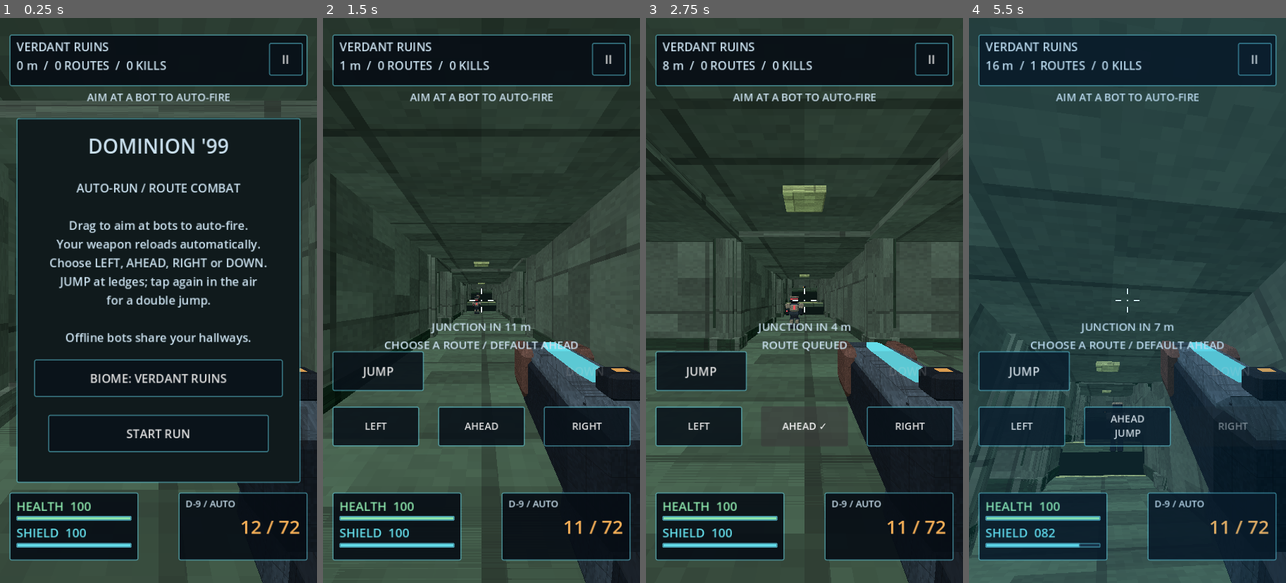
Above: before the commit, frames 1-4 (left to right).
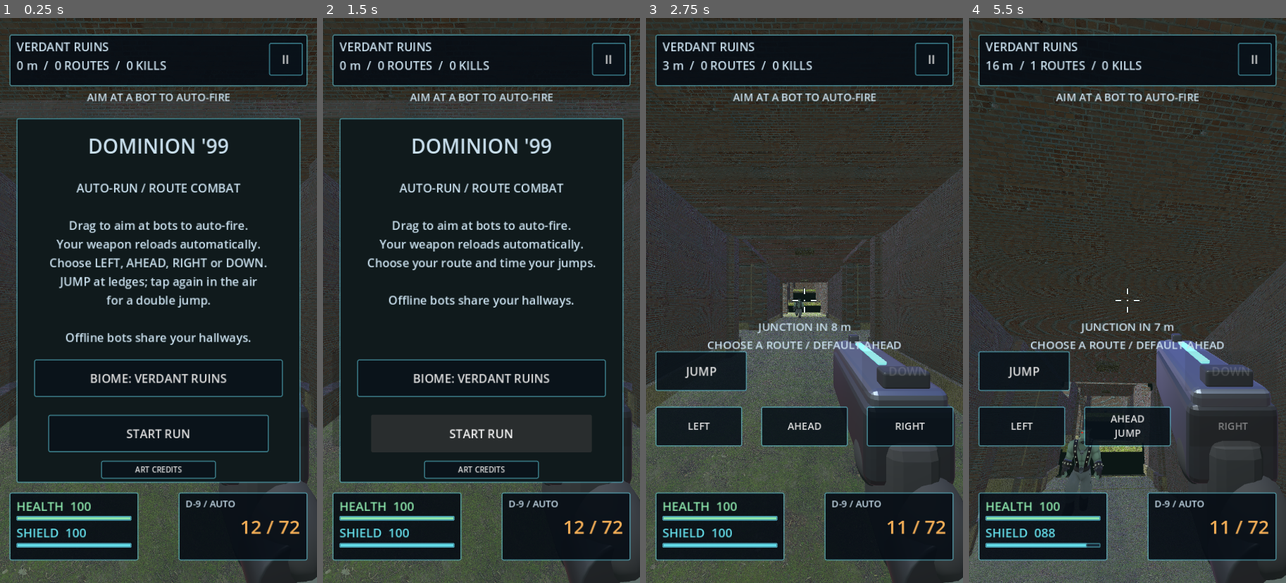
Above: after the commit, the same moments.

Repository: Tweeksterr91/dominion-99-lite
Game: Godot game, scene res://main.tscn
The game is run twice, just before and just after one commit, with the same random seed, the same clock (stepped at 60 frames per second) and the same inputs.
Inputs (mouse positions are in pixels of both pictures, inside the frame that each line leads up to):
- Up to frame 1 (0.25 s): no input
- Up to frame 2 (1.5 s): click (481, 470) at 0.5 s, where only the run after the commit has a clickable "ART CREDITS"; click "START RUN" (after the commit: "BACK") at 1.25 s
- Up to frame 3 (2.75 s): click (804, 436) at 2 s, where only the run after the commit has a clickable "START RUN"
- Up to frame 4 (5.5 s): tap Enter at 2.75 s; move the mouse to (1143, 300) at 2.77 s; hold W 2.78-3.5 s; tap R at 2.85, 4.35, 5.1 s; click (1143, 300) at 2.92 s; tap Space at 3.02, 4.52 s; click "JUMP AGAIN" at 3.5 s; move the mouse to (1111, 300) at 4.27 s; hold W from 4.28 s (still down); move the mouse to (1133, 289) at 5.02 s

The runs differ from the first frame. In frame 1, 6.0% of the frame differs, in the area x 0-100%, y 0-100%; in frame 2, 51%; in frame 3, 26%; in frame 4, 41%.

Commit message:
Add scanned surfaces, modeled sidearm, and animated creature asset pipeline

Diff:
--- /dev/null
+++ b/assets/skin.gdshader
@@ -0,0 +1,9 @@
+shader_type spatial;
+uniform sampler2D albedo_tex : source_color, filter_linear_mipmap_anisotropic;
+uniform vec4 tint : source_color = vec4(0.6, 0.65, 0.7, 1.0);
+void fragment() {
+	vec3 original = texture(albedo_tex, UV).rgb;
+	float value = dot(original, vec3(0.2126, 0.7152, 0.0722));
+	ALBEDO = mix(original, vec3(value), 0.82) * tint.rgb * 1.45;
+	ROUGHNESS = 0.76;
+}
--- a/project.godot
+++ b/project.godot
@@ -17,6 +17,8 @@
 window/handheld/orientation=1
 
 [rendering]
+anti_aliasing/quality/msaa_3d=1
+lights_and_shadows/directional_shadow/size=1024
 textures/vram_compression/import_etc2_astc=true
 renderer/rendering_method="gl_compatibility"
 renderer/rendering_method.mobile="gl_compatibility"
--- a/scripts/corridor_map.gd
+++ b/scripts/corridor_map.gd
@@ -19,13 +19,20 @@
 var materials: Array[Material] = []
 var box := BoxMesh.new()
 var leaf := SphereMesh.new()
+var canopy: ArrayMesh
+var column := CylinderMesh.new()
 
 func _init() -> void:
 	box.size = Vector3.ONE
 	leaf.radius = 0.5
 	leaf.height = 1.0
-	leaf.radial_segments = 6
-	leaf.rings = 3
+	leaf.radial_segments = 32
+	leaf.rings = 16
+	column.top_radius = 0.5
+	column.bottom_radius = 0.5
+	column.height = 1
+	column.radial_segments = 24
+	canopy = _leaf_cluster()
 	for z in range(5):
 		for x in range(5):
 			var height := 0.0
@@ -47,6 +54,41 @@
 		links[a].append(b)
 	if a not in links[b]:
 		links[b].append(a)
+
+func _leaf_cluster() -> ArrayMesh:
+	var st := SurfaceTool.new()
+	st.begin(Mesh.PRIMITIVE_TRIANGLES)
+	var random := RandomNumberGenerator.new()
+	random.seed = 9903
+	for i in range(256):
+		var center := Vector3(random.randf_range(-0.45, 0.45), random.randf_range(-0.4, 0.4), random.randf_range(-0.45, 0.45))
+		if center.length() > 0.5:
+			center = center.normalized() * 0.45
+		var yaw := random.randf_range(-PI, PI)
+		var basis := Basis(Vector3.UP, yaw) * Basis(Vector3.RIGHT, random.randf_range(-0.7, 0.7))
+		var points := [Vector3(0, 0, -0.04), Vector3(-0.018, 0, 0), Vector3(0, 0.003, 0), Vector3(0.018, 0, 0), Vector3(0, 0, 0.04)]
+		var leaf_color := Color.WHITE * random.randf_range(0.78, 1.05)
+		for triangle in [[0, 1, 2], [0, 2, 3], [4, 2, 1], [4, 3, 2]]:
+			for id in triangle:
+				st.set_normal(basis * Vector3.UP)
+				st.set_color(leaf_color)
+				st.add_vertex(center + basis * points[id])
+	return st.commit()
+
+func _surface(kind: String, color: Color, tiling := 0.65) -> StandardMaterial3D:
+	var mat := StandardMaterial3D.new()
+	mat.albedo_texture = load("res://assets/textures/%s/albedo.jpg" % kind)
+	mat.normal_enabled = true
+	mat.normal_texture = load("res://assets/textures/%s/normal.jpg" % kind)
+	mat.normal_scale = 0.8
+	mat.roughness_texture = load("res://assets/textures/%s/roughness.jpg" % kind)
+	mat.roughness_texture_channel = BaseMaterial3D.TEXTURE_CHANNEL_RED
+	mat.albedo_color = color
+	mat.uv1_triplanar = true
+	mat.uv1_world_triplanar = true
+	mat.uv1_scale = Vector3.ONE * tiling
+	mat.texture_filter = BaseMaterial3D.TEXTURE_FILTER_LINEAR_WITH_MIPMAPS_ANISOTROPIC
+	return mat
 
 func _layout(theme: int) -> void:
 	links.clear()
@@ -82,15 +124,21 @@
 	root.name = "BiomeCorridors"
 	parent.add_child(root)
 	materials.clear()
-	for i in range(4):
-		var mat := ShaderMaterial.new()
-		mat.shader = STONE
-		mat.set_shader_parameter("stone_color", THEMES[biome][i])
-		materials.append(mat)
+	var ground := "earth" if biome in [0, 3] else ("sand" if biome == 4 else "rock")
+	materials.append(_surface(ground, Color("a8b8a2") if biome in [0, 3] else Color("c1bdaf")))
+	materials.append(_surface("masonry" if biome == 0 else "rock", THEMES[biome][1].lightened(0.38)))
+	materials.append(_surface("bark" if biome in [0, 3] else "rock", Color("9d9a87")))
+	materials.append(_surface("rock", THEMES[biome][3].lightened(0.2)))
 	var glow := StandardMaterial3D.new()
 	glow.albedo_color = Color("e76c2c") if biome == 2 else Color("365c79")
 	glow.shading_mode = BaseMaterial3D.SHADING_MODE_UNSHADED
 	materials.append(glow)
+	var leaves := StandardMaterial3D.new()
+	leaves.albedo_color = Color("354e29")
+	leaves.vertex_color_use_as_albedo = true
+	leaves.cull_mode = BaseMaterial3D.CULL_DISABLED
+	leaves.roughness = 0.95
+	materials.append(leaves)
 	for i in range(nodes.size()):
 		_room(i)
 		for next in links[i]:
@@ -100,22 +148,24 @@
 		var data: Dictionary = batches[key]
 		var mm := MultiMesh.new()
 		mm.transform_format = MultiMesh.TRANSFORM_3D
-		mm.mesh = leaf if data["leaf"] else box
+		mm.mesh = {"leaves": canopy, "mound": leaf, "column": column, "box": box}[data["shape"]]
 		mm.instance_count = data["transforms"].size()
 		for i in range(mm.instance_count):
 			mm.set_instance_transform(i, data["transforms"][i])
 		var instance := MultiMeshInstance3D.new()
 		instance.multimesh = mm
 		instance.material_override = materials[data["surface"]]
-		instance.cast_shadow = GeometryInstance3D.SHADOW_CASTING_SETTING_OFF
+		instance.cast_shadow = GeometryInstance3D.SHADOW_CASTING_SETTING_ON
 		root.add_child(instance)
 	batches.clear()
 	return root
 
 func _piece(pos: Vector3, size: Vector3, surface: int, solid := false, foliage := false, yaw := 0.0) -> void:
-	var key := str(surface) + ("leaf" if foliage else "box")
+	var shape_kind := "leaves" if foliage and surface == 2 else ("mound" if foliage else ("column" if size.y > 2.7 and size.x < 1.0 and size.z < 1.0 else "box"))
+	var material := 5 if shape_kind == "leaves" else surface
+	var key := str(material) + shape_kind
 	if not batches.has(key):
-		batches[key] = {"surface": surface, "leaf": foliage, "transforms": []}
+		batches[key] = {"surface": material, "shape": shape_kind, "transforms": []}
 	batches[key]["transforms"].append(Transform3D(Basis(Vector3.UP, yaw).scaled(size), pos))
 	if solid:
 		var body := StaticBody3D.new()
--- a/scripts/main.gd
+++ b/scripts/main.gd
@@ -111,13 +111,19 @@
 	gun = Node3D.new()
 	camera.add_child(gun)
 	art.build_weapon(gun)
+	var fill := OmniLight3D.new()
+	fill.light_energy = 0.55
+	fill.omni_range = 1.5
+	fill.light_cull_mask = 2
+	fill.position = Vector3(0, 0.1, -0.2)
+	camera.add_child(fill)
 	flash = MeshInstance3D.new()
 	var flash_mesh := SphereMesh.new()
 	flash_mesh.radius = 0.10
 	flash_mesh.height = 0.18
 	flash.mesh = flash_mesh
 	flash.material_override = art.materials["cyan"]
-	flash.position = Vector3(0.22, -0.23, -0.83)
+	flash.position = Vector3(0.15, -0.187, -0.76)
 	gun.add_child(flash)
 	flash.visible = false
 
--- a/scripts/runner.gd
+++ b/scripts/runner.gd
@@ -29,6 +29,8 @@
 var notice_left := 0.0
 var has_started := false
 var touch_aim := -1
+var credits_button: Button
+var credits_open := false
 
 func _ready() -> void:
 	Engine.max_fps = 60
@@ -44,14 +46,23 @@
 	if environment == null:
 		var world := WorldEnvironment.new()
 		environment = Environment.new()
+		var sky := Sky.new()
+		var panorama := PanoramaSkyMaterial.new()
+		panorama.panorama = load("res://assets/textures/lighting/kiara_1_dawn_1k.hdr")
+		sky.sky_material = panorama
+		sky.radiance_size = Sky.RADIANCE_SIZE_128
+		environment.sky = sky
+		environment.reflected_light_source = Environment.REFLECTION_SOURCE_SKY
 		world.environment = environment
 		add_child(world)
 		var sun := DirectionalLight3D.new()
 		sun.rotation_degrees = Vector3(-55, -35, 0)
 		sun.light_energy = 1.0
-		sun.shadow_enabled = false
+		sun.shadow_enabled = true
+		sun.directional_shadow_mode = DirectionalLight3D.SHADOW_ORTHOGONAL
+		sun.directional_shadow_max_distance = 22.0
 		add_child(sun)
-	environment.background_mode = Environment.BG_COLOR
+	environment.background_mode = Environment.BG_SKY if biome >= 3 else Environment.BG_COLOR
 	environment.background_color = CorridorMap.THEMES[biome][4]
 	environment.ambient_light_source = Environment.AMBIENT_SOURCE_COLOR
 	environment.ambient_light_color = Color("b6c9bf")
@@ -59,6 +70,7 @@
 	environment.fog_enabled = true
 	environment.fog_light_color = CorridorMap.THEMES[biome][4]
 	environment.fog_density = 0.012
+	environment.fog_sky_affect = 0.2
 	course_root = course.build(self, biome)
 
 func _reset_run() -> void:
@@ -168,14 +180,30 @@
 	menu_body.horizontal_alignment = HORIZONTAL_ALIGNMENT_CENTER
 	biome_button = _button(menu, "", Vector2(30, 410), Vector2(424, 64), _cycle_biome)
 	start_button = _button(menu, "START RUN", Vector2(54, 504), Vector2(376, 64), _start)
+	credits_button = _button(menu, "ART CREDITS", Vector2(144, 582), Vector2(196, 28), _show_credits)
+	credits_button.add_theme_font_size_override("font_size", 13)
 	top.mouse_filter = Control.MOUSE_FILTER_IGNORE
 
 func _show_menu(title: String, body: String, action: String) -> void:
 	super._show_menu(title, body, action)
+	credits_open = false
+	biome_button.show()
+	credits_button.show()
 	touch_aim = -1
+	for enemy in enemies:
+		if enemy.has_meta("animation"):
+			enemy.get_meta("animation").active = false
 	biome_button.disabled = false
 	biome_button.text = "BIOME: " + CorridorMap.NAMES[biome]
 	_update_choices()
+
+func _show_credits() -> void:
+	credits_open = true
+	menu_title.text = "ART CREDITS"
+	menu_body.text = "Sinbad creature: © Zi Ye\nCC BY-SA 3.0 / adapted model\ncreativecommons.org/licenses/by-sa/3.0/\n\nTextures: ambientCG / CC0\nSky: Poly Haven / CC0\n\nWeapon and other code: Dominion '99\nFull credits: repository ASSET_CREDITS.md"
+	biome_button.hide()
+	credits_button.hide()
+	start_button.text = "BACK"
 
 func _cycle_biome() -> void:
 	biome = (biome + 1) % CorridorMap.NAMES.size()
@@ -185,11 +213,17 @@
 	_show_menu("NEW RUN", "Choose your next biome.\n\nDrag to aim / automatic fire and reload.\nQueue turns at the next junction.\nTime jumps at the marked ledges.\n\nYour new run starts with full supplies.", "START RUN")
 
 func _start() -> void:
+	if credits_open:
+		_show_menu("DOMINION '99", "AUTO-RUN / ROUTE COMBAT\n\nDrag to aim at bots to auto-fire.\nYour weapon reloads automatically.\nChoose your route and time your jumps.\n\nOffline bots share your hallways.", "RESUME" if has_started and not finished else "START RUN")
+		return
 	if finished:
 		_reset_run()
 	menu.hide()
 	running = true
 	has_started = true
+	for enemy in enemies:
+		if enemy.has_meta("animation"):
+			enemy.get_meta("animation").active = true
 	_update_choices()
 	if not OS.has_feature("mobile"):
 		Input.mouse_mode = Input.MOUSE_MODE_CAPTURED
@@ -234,9 +268,9 @@
 
 func _touch_button(point: Vector2) -> bool:
 	# Handle each touch directly so a second thumb can turn/jump while aiming.
-	var controls: Array = [start_button, biome_button] if menu.visible else route_buttons.values() + [jump_button, down_button, pause_button]
+	var controls: Array = [start_button, biome_button, credits_button] if menu.visible else route_buttons.values() + [jump_button, down_button, pause_button]
 	for control in controls:
-		if control.get_global_rect().has_point(point):
+		if control.is_visible_in_tree() and control.get_global_rect().has_point(point):
 			if not control.disabled:
 				control.pressed.emit()
 			return true
@@ -323,6 +357,9 @@
 	damage.color.a = hurt * 0.7
 	recoil = move_toward(recoil, 0, delta * 0.8)
 	gun.position.z = recoil
+	gun.position.y = sin(distance_run * 5.0) * 0.003
+	gun.rotation.x = -recoil * 0.55
+	gun.rotation.z = -sin(clampf(reload_left / 1.25, 0, 1) * PI) * 0.35
 	notice_left = maxf(0, notice_left - delta)
 	_tick_auto_reload(delta)
 	_run_forward(delta)
@@ -435,6 +472,8 @@
 	col.position.y = 0.9
 	enemy.add_child(col)
 	art.build_enemy(enemy)
+	if enemy.has_meta("animation"):
+		enemy.get_meta("animation").active = running
 	var next: int = course.links[node][0]
 	enemy.position = course.nodes[node]
 	enemy.set_meta("from", node)
@@ -469,6 +508,7 @@
 		enemy.position = course.nodes[a].lerp(course.nodes[b], progress) + side * 0.55
 		if course.climb(a, b) > 0:
 			enemy.position.y += sin(progress * PI) * (2.0 if course.climb(a, b) == 2 else 1.0)
+		art.animate_enemy(enemy, "Jump" if course.climb(a, b) > 0 and progress > 0.25 and progress < 0.8 else "Run")
 		enemy.rotation.y = atan2(-dir.x, -dir.z)
 		var muzzle := maxf(0, float(enemy.get_meta("muzzle")) - delta)
 		var attack := float(enemy.get_meta("attack")) - delta
--- a/scripts/visual_assets.gd
+++ b/scripts/visual_assets.gd
@@ -2,6 +2,10 @@
 ## Original low-poly asset kit. Static boxes share materials and GPU instance batches.
 
 const METAL_SHADER = preload("res://assets/metal.gdshader")
+const WARDEN = preload("res://assets/models/warden.glb")
+const SIDEARM = preload("res://assets/models/sidearm.glb")
+const SKIN = preload("res://assets/skin.gdshader")
+var character_materials: Dictionary = {}
 const PALETTE := {
 	"iron": Color("344250"), "dark": Color("18212c"),
 	"plate": Color("526273"), "rust": Color("66473f"),
@@ -231,49 +235,54 @@
 	label.no_depth_test = false
 
 func build_weapon(parent: Node3D) -> void:
-	# D-9 pulse sidearm: armored receiver, exposed energy spine, and muzzle cage.
-	_part(parent, Vector3(0.22, -0.24, -0.45), Vector3(0.18, 0.17, 0.43), "dark")
-	_part(parent, Vector3(0.22, -0.19, -0.47), Vector3(0.16, 0.08, 0.45), "plate")
-	_part(parent, Vector3(0.22, -0.32, -0.32), Vector3(0.12, 0.25, 0.15), "iron", -0.12)
-	_part(parent, Vector3(0.22, -0.145, -0.50), Vector3(0.045, 0.025, 0.28), "cyan")
-	_part(parent, Vector3(0.22, -0.23, -0.71), Vector3(0.14, 0.14, 0.12), "iron")
-	_part(parent, Vector3(0.22, -0.23, -0.775), Vector3(0.09, 0.08, 0.018), "dark")
-	_part(parent, Vector3(0.22, -0.23, -0.79), Vector3(0.04, 0.035, 0.008), "cyan")
-	for i in range(4):
-		_part(parent, Vector3(0.315, -0.23, -0.37 - i * 0.065), Vector3(0.012, 0.055, 0.025), "cyan")
-	for side in [-1.0, 1.0]:
-		_part(parent, Vector3(0.22 + side * 0.085, -0.21, -0.63), Vector3(0.035, 0.14, 0.16), "rust")
-	_part(parent, Vector3(0.22, -0.13, -0.31), Vector3(0.06, 0.04, 0.045), "dark")
-	_part(parent, Vector3(0.22, -0.115, -0.31), Vector3(0.025, 0.012, 0.016), "amber")
-	# Gloved hand and armored sleeve, attached to the viewmodel.
-	_part(parent, Vector3(0.235, -0.38, -0.29), Vector3(0.14, 0.13, 0.20), "dark", -0.1)
-	_part(parent, Vector3(0.27, -0.46, -0.19), Vector3(0.18, 0.18, 0.27), "iron", -0.12)
-	_part(parent, Vector3(0.27, -0.365, -0.19), Vector3(0.14, 0.025, 0.18), "plate")
-	_pack_model(parent)
+	var model := SIDEARM.instantiate()
+	model.name = "DetailedSidearm"
+	parent.add_child(model)
+	for mesh in model.find_children("*", "MeshInstance3D", true, false):
+		mesh.cast_shadow = GeometryInstance3D.SHADOW_CASTING_SETTING_OFF
+		mesh.layers = 2
 
 func build_enemy(parent: Node3D) -> void:
-	# Warden: readable pale armor, broad shoulders, crimson visor, and energy rifle.
-	_part(parent, Vector3(0, 1.04, 0), Vector3(0.56, 0.68, 0.39), "iron")
-	_part(parent, Vector3(0, 1.13, -0.22), Vector3(0.48, 0.36, 0.08), "bone")
-	_part(parent, Vector3(0, 1.16, -0.27), Vector3(0.10, 0.24, 0.025), "red")
-	_part(parent, Vector3(0, 0.67, 0), Vector3(0.43, 0.16, 0.36), "dark")
-	_part(parent, Vector3(0, 1.6, 0), Vector3(0.44, 0.4, 0.42), "dark")
-	_part(parent, Vector3(0, 1.75, 0.01), Vector3(0.49, 0.10, 0.46), "bone")
-	_part(parent, Vector3(0, 1.62, -0.22), Vector3(0.39, 0.075, 0.035), "red")
-	for side in [-1.0, 1.0]:
-		_part(parent, Vector3(side * 0.37, 1.25, 0), Vector3(0.25, 0.27, 0.46), "bone", side * -0.16)
-		_part(parent, Vector3(side * 0.37, 0.95, -0.03), Vector3(0.18, 0.40, 0.21), "dark")
-		_part(parent, Vector3(side * 0.15, 0.38, 0), Vector3(0.22, 0.56, 0.27), "iron")
-		_part(parent, Vector3(side * 0.15, 0.40, -0.15), Vector3(0.18, 0.22, 0.06), "bone")
-		_part(parent, Vector3(side * 0.15, 0.10, -0.08), Vector3(0.26, 0.18, 0.42), "dark")
-	_part(parent, Vector3(0, 1.06, 0.27), Vector3(0.38, 0.50, 0.18), "rust")
-	_part(parent, Vector3(0.35, 1.01, -0.38), Vector3(0.16, 0.18, 0.60), "dark")
-	_part(parent, Vector3(0.35, 1.04, -0.45), Vector3(0.18, 0.06, 0.35), "plate")
-	_part(parent, Vector3(0.35, 1.01, -0.69), Vector3(0.07, 0.08, 0.02), "red")
-	_pack_model(parent)
-	var flash := _part(parent, Vector3(0.35, 1.01, -0.76), Vector3(0.14, 0.14, 0.16), "red")
+	var model := WARDEN.instantiate()
+	model.name = "Creature"
+	model.rotation.y = PI
+	parent.add_child(model)
+	for mesh in model.find_children("*", "MeshInstance3D", true, false):
+		mesh.cast_shadow = GeometryInstance3D.SHADOW_CASTING_SETTING_ON
+		for surface in range(mesh.mesh.get_surface_count()):
+			var original: Material = mesh.get_active_material(surface)
+			if original is StandardMaterial3D and ("body" in original.resource_name.to_lower() or "clothes" in original.resource_name.to_lower()):
+				var key := original.resource_name
+				if not character_materials.has(key):
+					var skin := ShaderMaterial.new()
+					skin.shader = SKIN
+					skin.set_shader_parameter("albedo_tex", original.albedo_texture)
+					skin.set_shader_parameter("tint", Color("9aa6ac") if "body" in key.to_lower() else Color("555c66"))
+					character_materials[key] = skin
+				mesh.set_surface_override_material(surface, character_materials[key])
+	var animation: AnimationPlayer = model.find_child("AnimationPlayer", true, false)
+	if animation:
+		var clips: Dictionary = {}
+		for clip in animation.get_animation_list():
+			for name in ["Run", "Idle", "Jump"]:
+				if clip.ends_with(name):
+					clips[name] = clip
+					animation.get_animation(clip).loop_mode = Animation.LOOP_LINEAR
+		parent.set_meta("animation", animation)
+		parent.set_meta("clips", clips)
+		animate_enemy(parent, "Run")
+	parent.set_meta("model", model)
+	var flash := _part(parent, Vector3(0.35, 1.01, -0.76), Vector3(0.12, 0.12, 0.16), "red")
 	flash.name = "MuzzleFlash"
 	flash.visible = false
+
+func animate_enemy(enemy: Node3D, state: String) -> void:
+	if not enemy.has_meta("animation"):
+		return
+	var player: AnimationPlayer = enemy.get_meta("animation")
+	var clips: Dictionary = enemy.get_meta("clips")
+	if clips.has(state) and player.current_animation != clips[state]:
+		player.play(clips[state], 0.12)
 
 func build_pickup(parent: Node3D, pos: Vector3, kind: String) -> Node3D:
 	var item := Node3D.new()
--- a/tests/runner_smoke.gd
+++ b/tests/runner_smoke.gd
@@ -50,6 +50,20 @@
  start_touch.pressed = true
  game._input(start_touch)
  check(game.running, "Touch starts the game without mouse emulation")
+ var animated_bot = game.enemies[0]
+ check(animated_bot.has_meta("animation"), "Imported enemy has an animation player")
+ var animation = animated_bot.get_meta("animation")
+ check(animated_bot.get_meta("clips").has_all(["Run", "Idle", "Jump"]), "Rigged enemy provides running, idle, and jumping clips")
+ var skeleton = animated_bot.get_meta("model").find_children("*", "Skeleton3D", true, false)[0]
+ animation.seek(0, true)
+ var first_pose: Array = []
+ for i in range(skeleton.get_bone_count()):
+  first_pose.append(skeleton.get_bone_pose_rotation(i))
+ animation.seek(0.23, true)
+ var changed = false
+ for i in range(skeleton.get_bone_count()):
+  changed = changed or not first_pose[i].is_equal_approx(skeleton.get_bone_pose_rotation(i))
+ check(changed, "Animation changes actual skeleton joint poses")
  var options = game._options()
  check(options.has("left") and options.has("ahead") and options.has("right"), "First junction offers routes")
  game._choose("left")
@@ -122,9 +136,14 @@
  game._jump()
  check(game.jumps == 2, "No third jump")
  game._pause()
+ check(not game.enemies[0].get_meta("animation").active, "Pause stops character animation")
  var prior = game.player.position
  game._physics_process(5)
  check(game.player.position == prior and not game.running, "Pause stops auto-run")
+ game._show_credits()
+ check(game.credits_open and not game.biome_button.visible, "Credits are accessible from menu")
+ game._start()
+ check(not game.credits_open and not game.running, "Credits BACK returns to menu without starting play")
  # Biomes all build real geometry and preserve the graph.
  var layouts: Array[String] = []
  for theme in range(5):
Binary file added: assets/models/sidearm.glb
Binary file added: assets/models/warden.glb
Binary file added: assets/models/warden_sinbad_body.png
Binary file added: assets/models/warden_sinbad_clothes.png
Not shown, added: assets/skin.gdshader.uid
Binary file added: assets/textures/bark/albedo.jpg
Binary file added: assets/textures/bark/normal.jpg
Binary file added: assets/textures/bark/roughness.jpg
Binary file added: assets/textures/earth/albedo.jpg
Binary file added: assets/textures/earth/normal.jpg
Binary file added: assets/textures/earth/roughness.jpg
Binary file added: assets/textures/lighting/kiara_1_dawn_1k.hdr
(and 19 more such lines)
